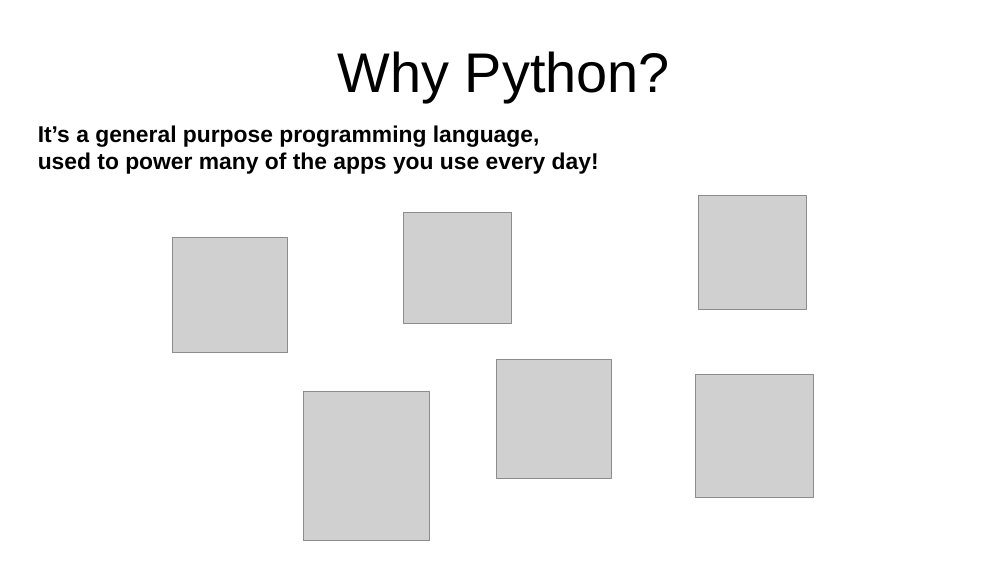
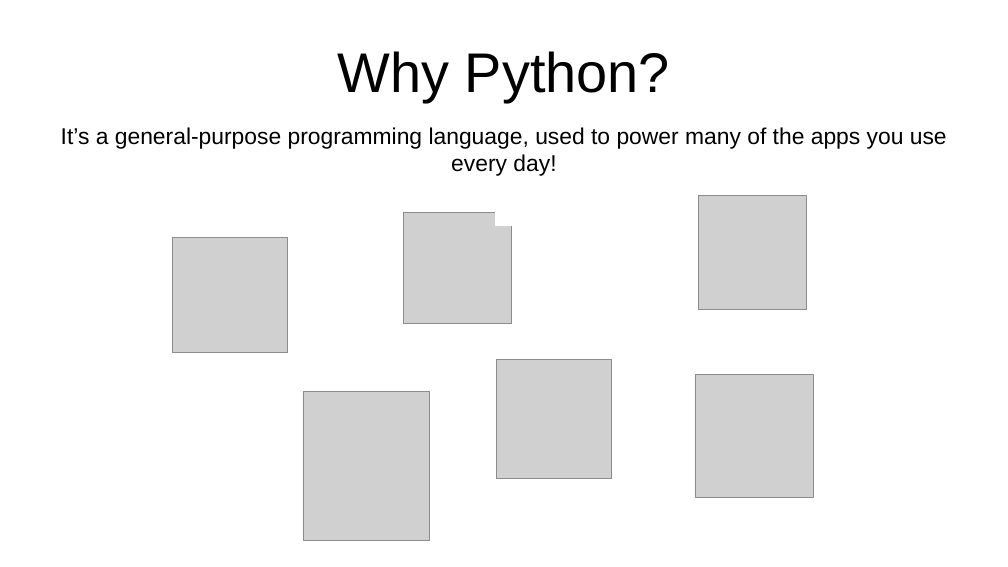
Before and after one commit to TimoFlesch/intro2python, a slide deck: slide 3 of slides/slides_2020.pptx. Drawn at 1008x567 pixels with LibreOffice and Linux fonts; fonts in the diff are those of the drawing; grey boxes stand for pictures. Boxes give left, top, right and bottom in pixels: in the first picture for what was removed or moved away, otherwise in the second. Text is boxed around its words. In the diff, an @@ line names an element or a change of style, - is before the commit and + after.

```diff
--- a/slides/slides_2020.pptx
+++ b/slides/slides_2020.pptx
@@ text at bbox=[61, 127, 947, 176]: text changed; bold off @@
-It’s a general purpose programming language,
-used to power many of the apps you use every day!
+It’s a general-purpose programming language, used to power many of the apps you use every day!
@@ rectangle added at bbox=[497, 209, 530, 224], fill #FFFFFF, outline #FFFFFF 2 pt @@
```
Also in this commit, not shown: 4 other slides changed, 3 other files.
